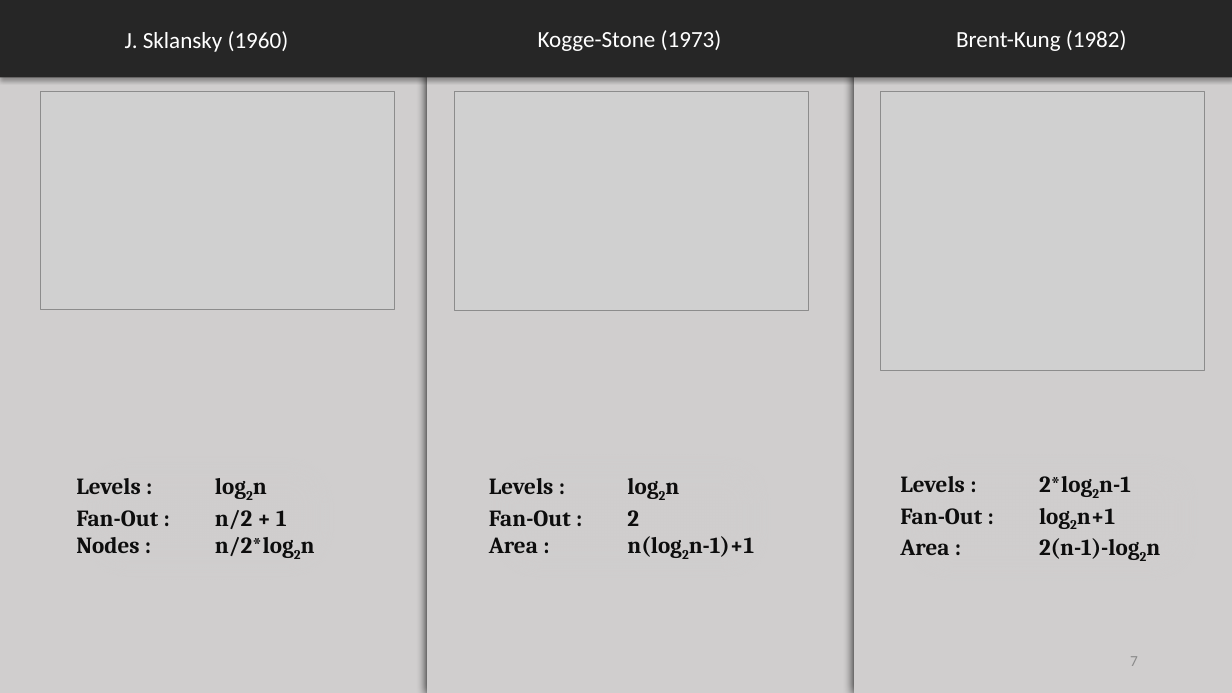
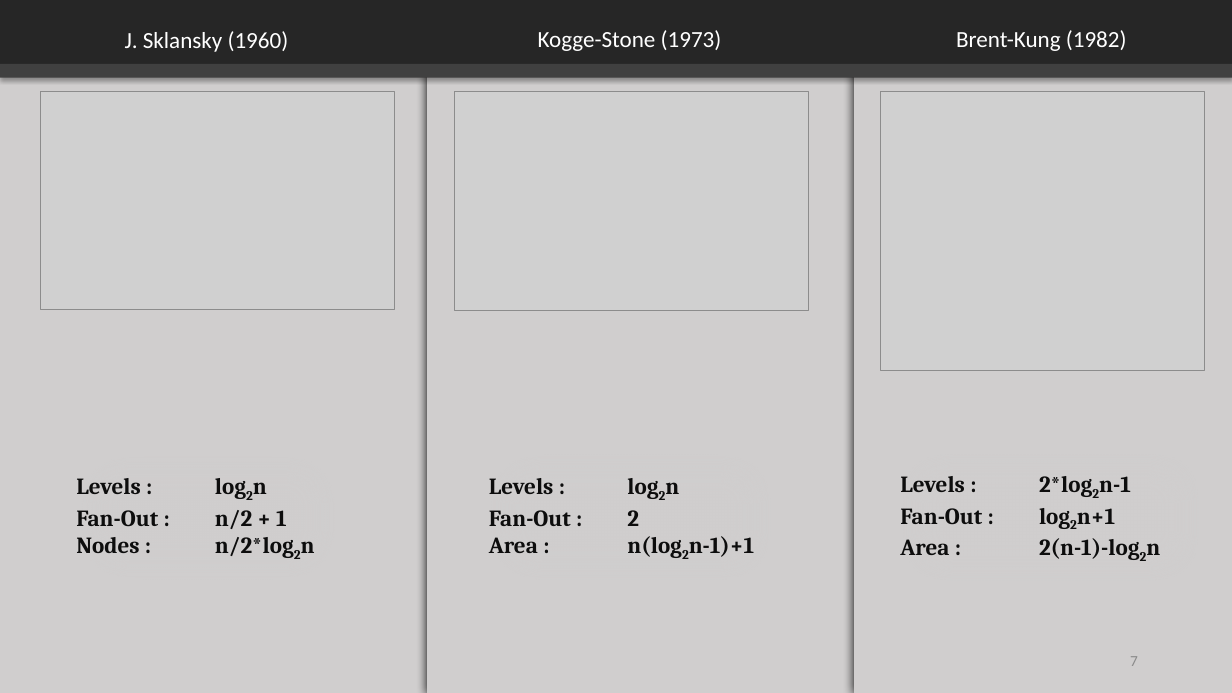
Before and after one commit to vassilas/THESIS_DOC, a slide deck: slide 7 of Presentation/Presentation.pptx. Drawn at 1232x693 pixels with LibreOffice and Linux fonts; fonts in the diff are those of the drawing; grey boxes stand for pictures. Boxes give left, top, right and bottom in pixels: in the first picture for what was removed or moved away, otherwise in the second. Text is boxed around its words. In the diff, an @@ line names an element or a change of style, - is before the commit and + after.

```diff
--- a/Presentation/Presentation.pptx
+++ b/Presentation/Presentation.pptx
@@ rectangle added at box(0, 64, 1232, 78), fill #404040 @@
```
Also in this commit, not shown: 1 other slide changed, 4 slides added, 3 other files.
